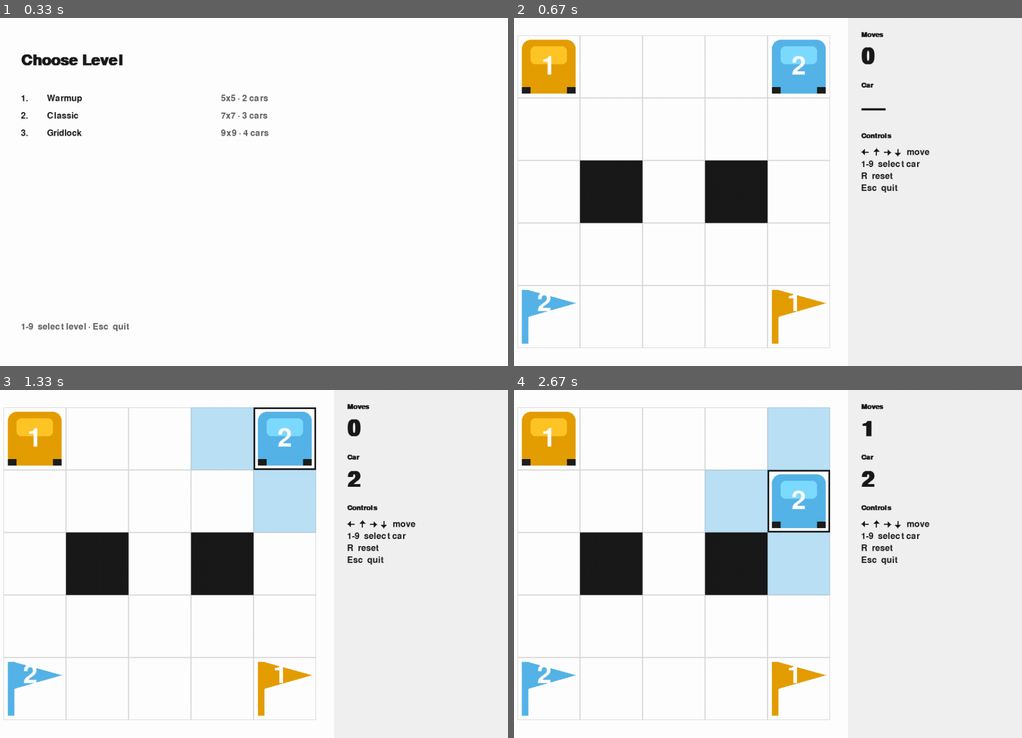
Above: before the commit, frames 1-4 (two rows, left to right).
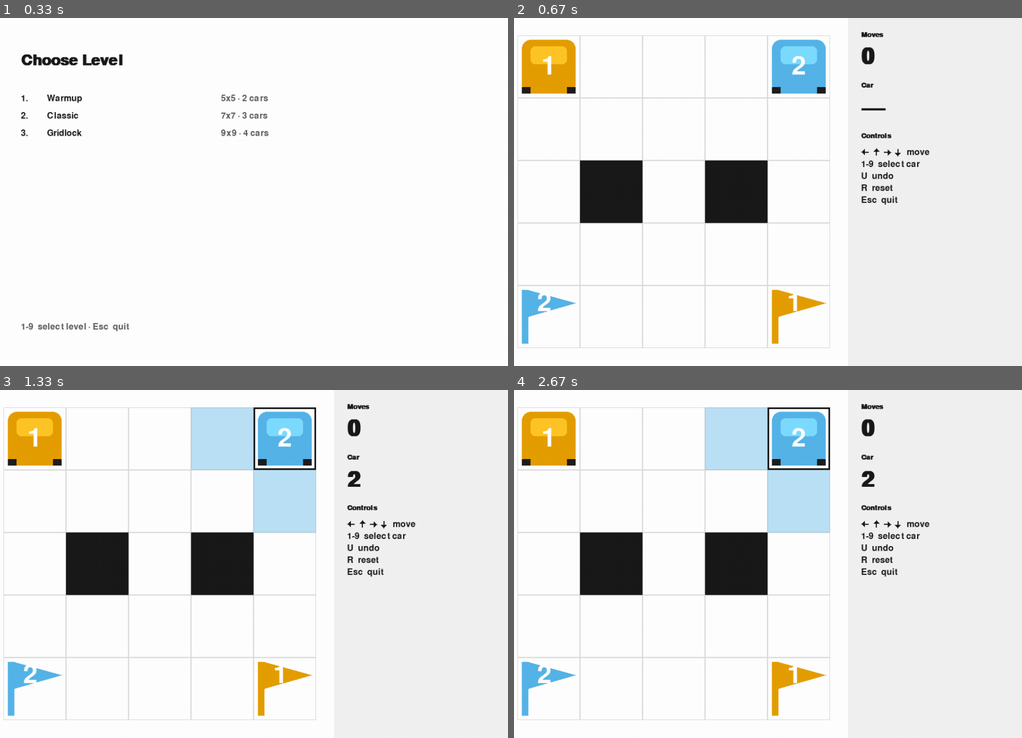
Above: after the commit, the same moments.

Repository: ldicandia/SIA-G3
Game: pygame game, started from TP1/gridworld/__main__.py
Two runs of this game, one before a commit and one after it. Both use one fixed random seed, a clock stepped at 60 frames per second and the inputs below.
Inputs:
- Up to frame 1 (0.33 s): no input
- Up to frame 2 (0.67 s): tap 1 at 0.33 s
- Up to frame 3 (1.33 s): tap 2 at 0.67 s; hold U from 1 s (still down); hold Right from 1 s (still down)
- Up to frame 4 (2.67 s): release U at 1.47 s; release Right at 1.47 s; tap Down at 1.5 s; tap U at 2.33 s

Frame 1 is identical in both runs. In frame 2, 0.2% of the frame differs, in the area x 68-76%, y 44-54%; in frame 3, 0.2%; in frame 4, 11%, in the area x 37-76%, y 5-59%.

Commit message:
feat (03-02): Add move history and wire undo/reset into session
- New pygame-free gridworld/history.py with MoveHistory: states tuple,
  start/current/initial/depth, push/undo/reset (identity no-op contract)
- Session now carries history as sole source of truth for board position
  and move count; removed standalone state and moves fields
- U key bound to undo, ignored on a solved board; R resets via
  history.reset() without touching level or disk
- Control legend widened to five rows with an undo row inserted

Diff:
--- /dev/null
+++ b/TP1/gridworld/history.py
@@ -0,0 +1,90 @@
+"""The session's move history: a sequence of ``GameState``, not a single one.
+
+This is session narrative -- a record of where this particular human has
+been -- not game rules, and it deliberately lives outside
+``gridworld/engine/``: the engine's job is "given a state, what may happen
+next", and the deferred v2 search milestone will build its own frontier
+rather than reuse a player's undo stack. It is nonetheless pygame-free, so
+the same clean-venv guarantee (``check_headless.py``, ENG-08) covers it.
+
+``MoveHistory`` is not a search frontier: it never branches, it holds no
+visited set, and it is not expanded. It is a plain linear record of the
+one path a human actually walked, capped only by however long a single
+play session runs.
+"""
+
+from __future__ import annotations
+
+from dataclasses import dataclass
+
+from gridworld.engine.state import GameState
+
+
+@dataclass(frozen=True, slots=True)
+class MoveHistory:
+    """A level's move history: ``states[0]`` is the opening position,
+    ``states[-1]`` is the current position.
+
+    Every ``GameState`` in ``states`` was produced by ``apply_move`` --
+    this module constructs none itself. All operations return a new frozen
+    instance; the receiver is never modified in place.
+    """
+
+    states: tuple[GameState, ...]
+
+    def __post_init__(self) -> None:
+        if len(self.states) == 0:
+            raise ValueError("MoveHistory requires at least one state")
+
+    @classmethod
+    def start(cls, state: GameState) -> "MoveHistory":
+        """Return a history of exactly ``state``, the level's opening position."""
+        return cls(states=(state,))
+
+    @property
+    def current(self) -> GameState:
+        """The current position: ``states[-1]``."""
+        return self.states[-1]
+
+    @property
+    def initial(self) -> GameState:
+        """The level's opening position: ``states[0]``."""
+        return self.states[0]
+
+    @property
+    def depth(self) -> int:
+        """The accepted-move count: ``len(states) - 1``.
+
+        This *is* the move counter -- not a parallel copy of it -- so the
+        displayed count cannot drift from the history's own length.
+        """
+        return len(self.states) - 1
+
+    def push(self, state: GameState) -> "MoveHistory":
+        """Return a new history with ``state`` appended. Never modifies ``self``."""
+        return MoveHistory(states=self.states + (state,))
+
+    def undo(self) -> "MoveHistory":
+        """Return a new history with the last state dropped.
+
+        When ``depth`` is already 0 there is nothing to undo, so this
+        returns ``self`` **by identity** -- never ``None``, never a copy --
+        mirroring the rejected-move contract in
+        ``gridworld.engine.rules.MoveResult``. The caller detects the no-op
+        with an identity check (``result is history``), exactly as the
+        move path does for a rejected ``apply_move``.
+        """
+        if self.depth == 0:
+            return self
+        return MoveHistory(states=self.states[:-1])
+
+    def reset(self) -> "MoveHistory":
+        """Return a history containing only ``initial``.
+
+        When ``depth`` is already 0 there is nothing to reset, so this
+        returns ``self`` **by identity**, the same no-op contract as
+        ``undo``.
+        """
+        if self.depth == 0:
+            return self
+        return MoveHistory(states=(self.initial,))
--- a/TP1/gridworld/ui/app.py
+++ b/TP1/gridworld/ui/app.py
@@ -15,7 +15,8 @@
 
 from gridworld.engine.board import Board, Position
 from gridworld.engine.rules import apply_move, is_solved
-from gridworld.engine.state import Direction, GameState
+from gridworld.engine.state import Direction
+from gridworld.history import MoveHistory
 from gridworld.levelfile import Level, LevelEntry, LevelError, discover_levels, load_level
 from gridworld.ui.render import Fonts, build_fonts, draw_frame, draw_load_error, draw_picker
 from gridworld.ui.sprites import SpriteSet, build_sprites
@@ -52,7 +53,14 @@
 
 @dataclass
 class Session:
-    """Session-local, presentation-only state -- never fed back into the engine."""
+    """Session-local, presentation-only state -- never fed back into the engine.
+
+    ``history`` is the session's source of truth for both the board
+    position and the move count: there is no standalone current-state
+    field and no standalone move-counter field, so the two cannot
+    disagree. ``history.current`` is the board position; ``history.depth``
+    is the move count.
+    """
 
     screen: Screen = Screen.CHOICE
     entries: tuple[LevelEntry, ...] = ()
@@ -60,9 +68,8 @@
     error_detail: str = ""
     level: Level | None = None
     board: Board | None = None
-    state: GameState | None = None
+    history: MoveHistory | None = None
     selected: int | None = None
-    moves: int = 0
     flash_cell: Position | None = None
     flash_until_ms: int = 0
 
@@ -73,31 +80,42 @@
 
 
 def _handle_keydown(session: Session, key: int) -> None:
-    if session.board is None or session.state is None or session.level is None:
+    if session.board is None or session.history is None or session.level is None:
         return
 
     if key == pygame.K_r:
-        session.board = session.level.board
-        session.state = session.level.state
+        # The initial position already lives at the head of the history --
+        # reset never reloads the level or touches session.level.
+        session.history = session.history.reset()
         session.selected = None
-        session.moves = 0
         session.flash_cell = None
         session.flash_until_ms = 0
         return
 
-    if is_solved(session.board, session.state):
-        # Only R and Esc respond once solved; movement and selection are
-        # ignored so the win overlay cannot be dismissed by an arrow key.
+    if is_solved(session.board, session.history.current):
+        # Only R and Esc respond once solved; movement, selection and undo
+        # are ignored so the win overlay cannot be dismissed by any of them.
+        return
+
+    if key == pygame.K_u:
+        undone = session.history.undo()
+        if undone is session.history:
+            # Nothing to undo: no-op, no flash. The selection is
+            # deliberately left untouched.
+            return
+        session.history = undone
+        session.flash_cell = None
+        session.flash_until_ms = 0
         return
 
     if key in KEY_TO_CAR:
         car = KEY_TO_CAR[key]
         if car not in session.board.car_numbers():
             return
-        if session.state.is_parked(car):
+        if session.history.current.is_parked(car):
             # Selecting a parked car is refused: selection is unchanged and
             # the parked cell flashes destructive.
-            _flash(session, session.state.position_of(car))
+            _flash(session, session.history.current.position_of(car))
             return
         session.selected = car
         return
@@ -107,13 +125,12 @@
             # No car selected: arrow keys do nothing and never reach apply_move.
             return
         direction = KEY_TO_DIRECTION[key]
-        row, col = session.state.position_of(session.selected)
+        row, col = session.history.current.position_of(session.selected)
         drow, dcol = direction.delta
         target = (row + drow, col + dcol)
-        result = apply_move(session.board, session.state, session.selected, direction)
+        result = apply_move(session.board, session.history.current, session.selected, direction)
         if result.accepted:
-            session.state = result.state
-            session.moves += 1
+            session.history = session.history.push(result.state)
         else:
             _flash(session, target)
 
@@ -132,9 +149,8 @@
 def _start_level(session: Session, level: Level) -> None:
     session.level = level
     session.board = level.board
-    session.state = level.state
+    session.history = MoveHistory.start(level.state)
     session.selected = None
-    session.moves = 0
     session.flash_cell = None
     session.flash_until_ms = 0
     session.screen = Screen.GAME
@@ -202,7 +218,7 @@
             draw_picker(screen, fonts, session.entries)
         elif session.screen == Screen.ERROR:
             draw_load_error(screen, fonts, session.error_file, session.error_detail)
-        elif session.screen == Screen.GAME and session.board is not None and session.state is not None:
+        elif session.screen == Screen.GAME and session.board is not None and session.history is not None:
             current_cell = cell_size(session.board.cols, session.board.rows)
             if sprites is None or sprites.cell != current_cell or len(sprites.cars) != len(session.board.car_numbers()):
                 sprites = build_sprites(session.board, current_cell)
@@ -211,9 +227,9 @@
                 screen,
                 fonts,
                 session.board,
-                session.state,
+                session.history.current,
                 session.selected,
-                session.moves,
+                session.history.depth,
                 sprites,
                 flash_rect=_current_flash_rect(session, current_cell),
             )
--- a/TP1/gridworld/ui/theme.py
+++ b/TP1/gridworld/ui/theme.py
@@ -107,9 +107,10 @@
 preserved exactly; only the mechanism differs.
 """
 
-CONTROL_LEGEND: tuple[str, str, str, str] = (
+CONTROL_LEGEND: tuple[str, ...] = (
     "move",
     "1-9" + "  " + "select car",
+    "U" + "  " + "undo",
     "R" + "  " + "reset",
     "Esc" + "  " + "quit",
 )
